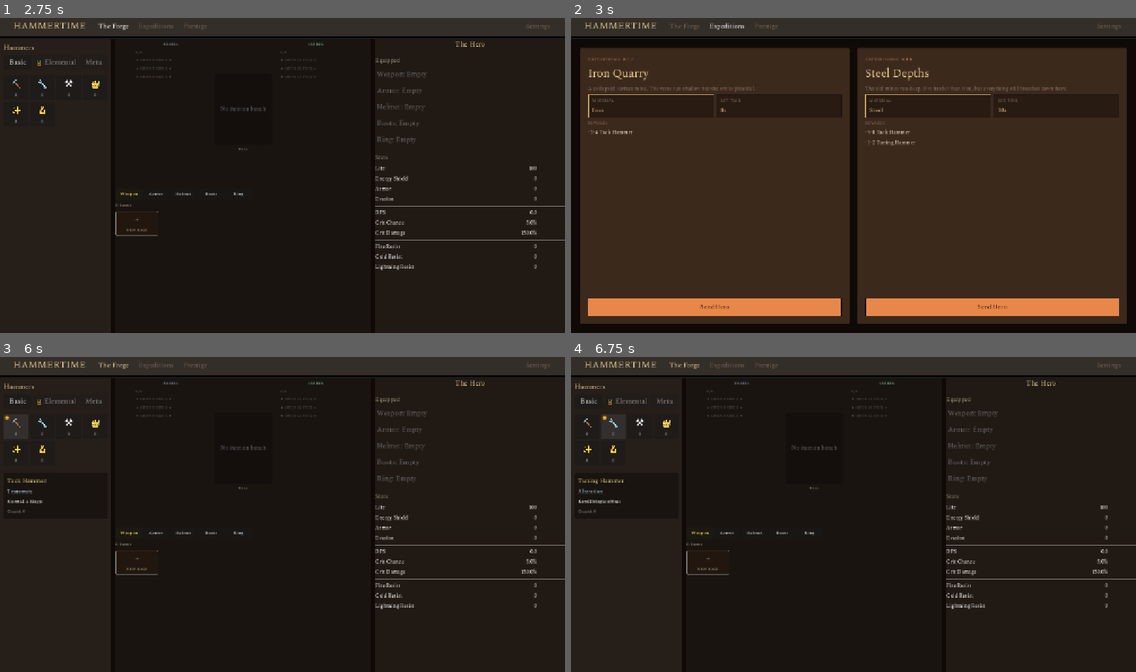
Above: before the commit, frames 1-4 (two rows, left to right).
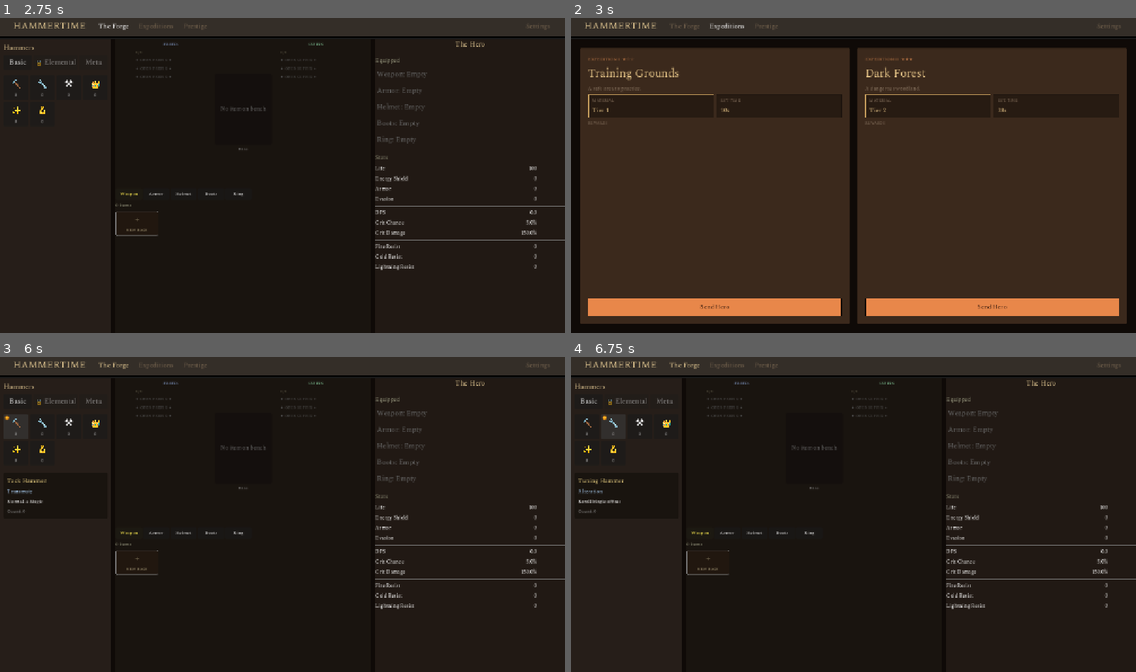
Above: after the commit, the same moments.

Repository: loginn/hammertime
Game: Godot game, scene res://scenes/main.tscn
Two runs of this game, one before a commit and one after it. Both use one fixed random seed, a clock stepped at 60 frames per second and the inputs below.
Inputs (mouse positions are in pixels of both pictures, inside the frame that each line leads up to):
- Up to frame 1 (2.75 s): click (135, 222) at 0.5 s; click (135, 222) at 1.25 s; click "The Forge" at 2 s
- Up to frame 2 (3 s): click "Expeditions" at 2.75 s
- Up to frame 3 (6 s): click "Prestige" at 3.5 s; click "The Forge" at 4.25 s; click "Basic" at 5 s; click (16, 426) at 5.77 s
- Up to frame 4 (6.75 s): click (616, 426) at 6.52 s

Frame 1 is identical in both runs. In frame 2, 0.9% of the frame differs, in the area x 3-88%, y 15-41%; in frame 3, less than 0.1%; in frame 4, nothing differs.
Error after the commit: Parse Error: Too many arguments for "create_entry()" call. Expected at most 7 but received 8. (res://models/expedition/expedition_config.gd:83)

Commit message:
feat: Replaced 2 expedition zones with 6 named zones (transmute/augment…
- models/expedition/expedition_config.gd
- autoloads/balance_config.gd
- scenes/expedition/expedition_screen.gd

GSD-Task: S02/T01

Diff:
--- a/autoloads/balance_config.gd
+++ b/autoloads/balance_config.gd
@@ -25,8 +25,12 @@
 const RARE_MAX_SUFFIXES: int = 3
 
 # Expedition timing
-const EXPEDITION_1_BASE_TIME: float = 10.0
-const EXPEDITION_2_BASE_TIME: float = 38.0
+const EXPEDITION_TRANSMUTE_TIME: float = 10.0
+const EXPEDITION_AUGMENTATION_TIME: float = 90.0
+const EXPEDITION_ALTERATION_TIME: float = 420.0
+const EXPEDITION_ALCHEMY_TIME: float = 720.0
+const EXPEDITION_EXALTATION_TIME: float = 3600.0
+const EXPEDITION_ANNULMENT_TIME: float = 10800.0
 const EXPEDITION_HERO_POWER_SCALING: float = 0.005
 
 # Currencies hidden from all UI surfaces (code preserved, drops intact)
--- a/models/expedition/expedition_config.gd
+++ b/models/expedition/expedition_config.gd
@@ -6,6 +6,7 @@
 var duration_seconds: float
 var difficulty: int
 var reward_tier: int
+var required_prestige: int
 
 var drop_table: DropTable = null
 
@@ -17,7 +18,8 @@
 	p_duration: float = 30.0,
 	p_difficulty: int = 1,
 	p_reward_tier: int = 1,
-	p_drop_table: DropTable = null
+	p_drop_table: DropTable = null,
+	p_required_prestige: int = 0
 ) -> void:
 	expedition_id = p_id
 	expedition_name = p_name
@@ -26,64 +28,189 @@
 	difficulty = p_difficulty
 	reward_tier = p_reward_tier
 	drop_table = p_drop_table
-
-
-static func _iron_quarry_drop_table() -> DropTable:
-	var dt := DropTable.new()
-	dt.drop_rolls = 1
-	dt.entries = [
-		DropTable.create_entry("currency", "tack", -1, 0, 2, 4, true),
-		DropTable.create_entry("item", "random_from_tier", Tag_List.MaterialTier.IRON, 40, 1, 1, false),
+	required_prestige = p_required_prestige
+
+
+# --- Starter Zone Drop Tables ---
+
+static func _transmute_drop_table() -> DropTable:
+	var dt := DropTable.new()
+	dt.drop_rolls = 1
+	dt.entries = [
+		DropTable.create_entry("item", "random_from_tier", Tag_List.MaterialTier.IRON, -1, 1, 1, true),
+		DropTable.create_entry("currency", "tack", -1, 60, 2, 4, false),
 		DropTable.create_entry("currency", "tuning", -1, 30, 1, 1, false),
-		DropTable.create_entry("currency", "forge", -1, 15, 1, 1, false),
-		DropTable.create_entry("currency", "tack", -1, 15, 2, 2, false),
-	]
-	return dt
-
-
-static func iron_quarry() -> ExpeditionConfig:
-	return ExpeditionConfig.new(
-		"iron_quarry",
-		"Iron Quarry",
-		"A collapsed surface mine. The veins run shallow but the ore is plentiful.",
-		BalanceConfig.EXPEDITION_1_BASE_TIME,
-		1,
-		1,
-		_iron_quarry_drop_table()
-	)
-
-
-static func _steel_depths_drop_table() -> DropTable:
-	var dt := DropTable.new()
-	dt.drop_rolls = 2
-	dt.entries = [
-		DropTable.create_entry("currency", "tack", -1, 0, 5, 8, true),
-		DropTable.create_entry("currency", "tuning", -1, 0, 1, 2, true),
-		DropTable.create_entry("item", "random_from_tier", Tag_List.MaterialTier.STEEL, 30, 1, 1, false),
-		DropTable.create_entry("item", "random_from_tier", Tag_List.MaterialTier.IRON, 15, 1, 1, false),
-		DropTable.create_entry("currency", "forge", -1, 20, 1, 2, false),
-		DropTable.create_entry("currency", "grand", -1, 15, 1, 1, false),
+		DropTable.create_entry("currency", "forge", -1, 10, 1, 1, false),
+	]
+	return dt
+
+
+static func _augmentation_drop_table() -> DropTable:
+	var dt := DropTable.new()
+	dt.drop_rolls = 1
+	dt.entries = [
+		DropTable.create_entry("item", "random_from_tier", Tag_List.MaterialTier.IRON, -1, 1, 1, true),
+		DropTable.create_entry("currency", "tuning", -1, 55, 1, 2, false),
+		DropTable.create_entry("currency", "forge", -1, 30, 1, 1, false),
+		DropTable.create_entry("currency", "tack", -1, 15, 2, 3, false),
+	]
+	return dt
+
+
+static func _alteration_drop_table() -> DropTable:
+	var dt := DropTable.new()
+	dt.drop_rolls = 1
+	dt.entries = [
+		DropTable.create_entry("item", "random_from_tier", Tag_List.MaterialTier.IRON, -1, 1, 1, true),
+		DropTable.create_entry("currency", "forge", -1, 55, 1, 2, false),
+		DropTable.create_entry("currency", "grand", -1, 25, 1, 1, false),
+		DropTable.create_entry("currency", "runic", -1, 15, 1, 1, false),
+		DropTable.create_entry("currency", "tuning", -1, 5, 1, 1, false),
+	]
+	return dt
+
+
+# --- Rare Zone Drop Tables ---
+
+static func _alchemy_drop_table() -> DropTable:
+	var dt := DropTable.new()
+	dt.drop_rolls = 1
+	dt.entries = [
+		DropTable.create_entry("item", "random_from_tier", Tag_List.MaterialTier.IRON, -1, 1, 1, true),
+		DropTable.create_entry("currency", "grand", -1, 60, 1, 2, false),
+		DropTable.create_entry("currency", "forge", -1, 25, 1, 2, false),
 		DropTable.create_entry("currency", "tuning", -1, 10, 2, 3, false),
-		DropTable.create_entry("currency", "runic", -1, 5, 1, 1, false),
-		DropTable.create_entry("currency", "claw", -1, 5, 1, 1, false),
-	]
-	return dt
-
-
-static func steel_depths() -> ExpeditionConfig:
-	return ExpeditionConfig.new(
-		"steel_depths",
-		"Steel Depths",
-		"The old mines run deep. Ore harder than iron, but everything still breathes down here.",
-		BalanceConfig.EXPEDITION_2_BASE_TIME,
+		DropTable.create_entry("item", "random_from_tier", Tag_List.MaterialTier.STEEL, -1, 5, 1, 1, false),
+	]
+	return dt
+
+
+static func _exaltation_drop_table() -> DropTable:
+	var dt := DropTable.new()
+	dt.drop_rolls = 1
+	dt.entries = [
+		DropTable.create_entry("item", "random_from_tier", Tag_List.MaterialTier.IRON, -1, 1, 1, true),
+		DropTable.create_entry("currency", "runic", -1, 60, 1, 2, false),
+		DropTable.create_entry("currency", "grand", -1, 25, 1, 1, false),
+		DropTable.create_entry("currency", "forge", -1, 10, 1, 1, false),
+		DropTable.create_entry("item", "random_from_tier", Tag_List.MaterialTier.STEEL, -1, 5, 1, 1, false),
+	]
+	return dt
+
+
+static func _annulment_drop_table() -> DropTable:
+	var dt := DropTable.new()
+	dt.drop_rolls = 1
+	dt.entries = [
+		DropTable.create_entry("item", "random_from_tier", Tag_List.MaterialTier.IRON, -1, 1, 1, true),
+		DropTable.create_entry("currency", "claw", -1, 60, 1, 2, false),
+		DropTable.create_entry("currency", "runic", -1, 25, 1, 1, false),
+		DropTable.create_entry("currency", "grand", -1, 10, 1, 1, false),
+		DropTable.create_entry("item", "random_from_tier", Tag_List.MaterialTier.STEEL, -1, 5, 1, 1, false),
+	]
+	return dt
+
+
+# --- Zone Factory Methods ---
+
+static func transmute() -> ExpeditionConfig:
+	return ExpeditionConfig.new(
+		"transmute",
+		"Transmute",
+		"A shallow surface dig. Ore runs thin but the tack flows freely.",
+		BalanceConfig.EXPEDITION_TRANSMUTE_TIME,
+		1,
+		1,
+		_transmute_drop_table(),
+		0
+	)
+
+
+static func augmentation() -> ExpeditionConfig:
+	return ExpeditionConfig.new(
+		"augmentation",
+		"Augmentation",
+		"A worked hillside quarry. Good for tuning ore and the occasional forge shard.",
+		BalanceConfig.EXPEDITION_AUGMENTATION_TIME,
+		2,
+		1,
+		_augmentation_drop_table(),
+		0
+	)
+
+
+static func alteration() -> ExpeditionConfig:
+	return ExpeditionConfig.new(
+		"alteration",
+		"Alteration",
+		"An old trade route collapsed into a vein network. Forge ore dominates. Rare hammers surface occasionally.",
+		BalanceConfig.EXPEDITION_ALTERATION_TIME,
 		3,
-		2,
-		_steel_depths_drop_table()
-	)
-
+		1,
+		_alteration_drop_table(),
+		0
+	)
+
+
+static func alchemy() -> ExpeditionConfig:
+	return ExpeditionConfig.new(
+		"alchemy",
+		"Alchemy",
+		"A resonant cave complex. Grand hammers ring off every wall. Steel seams run thin but present.",
+		BalanceConfig.EXPEDITION_ALCHEMY_TIME,
+		4,
+		2,
+		_alchemy_drop_table(),
+		1
+	)
+
+
+static func exaltation() -> ExpeditionConfig:
+	return ExpeditionConfig.new(
+		"exaltation",
+		"Exaltation",
+		"A deep magmatic shelf. Runic hammers are common here. Steel bleeds from the cracks.",
+		BalanceConfig.EXPEDITION_EXALTATION_TIME,
+		5,
+		2,
+		_exaltation_drop_table(),
+		1
+	)
+
+
+static func annulment() -> ExpeditionConfig:
+	return ExpeditionConfig.new(
+		"annulment",
+		"Annulment",
+		"The lowest known excavation. Claw hammers are the prize. Steel is a certainty to the patient.",
+		BalanceConfig.EXPEDITION_ANNULMENT_TIME,
+		6,
+		2,
+		_annulment_drop_table(),
+		1
+	)
+
+
+# --- Config Access ---
 
 static func get_all_configs() -> Array[ExpeditionConfig]:
-	return [iron_quarry(), steel_depths()]
+	return [transmute(), augmentation(), alteration(), alchemy(), exaltation(), annulment()]
+
+
+static func get_starter_configs() -> Array[ExpeditionConfig]:
+	return [transmute(), augmentation(), alteration()]
+
+
+static func get_rare_configs() -> Array[ExpeditionConfig]:
+	return [alchemy(), exaltation(), annulment()]
+
+
+static func get_configs_for_prestige(prestige_count: int) -> Array[ExpeditionConfig]:
+	var result: Array[ExpeditionConfig] = []
+	for config in get_all_configs():
+		if config.required_prestige <= prestige_count:
+			result.append(config)
+	return result
 
 
 static func get_config_by_id(id: String) -> ExpeditionConfig:
--- a/scenes/expedition/expedition_screen.gd
+++ b/scenes/expedition/expedition_screen.gd
@@ -38,7 +38,7 @@
 
 
 func _ready() -> void:
-	_configs = ExpeditionConfig.get_all_configs()
+	_configs = ExpeditionConfig.get_configs_for_prestige(0)
 
 	_populate_card(0)
 	_populate_card(1)
